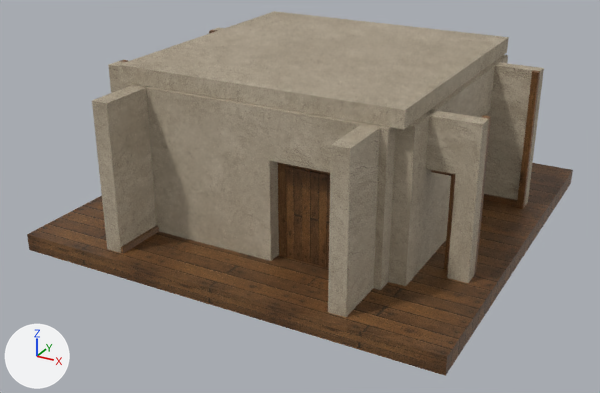
A saved change to the FBX model Assets/Models/Walls/Bedroom_Base_Z.fbx.
Rendered twice from a 50 mm camera at (7.83, -15.36, 7.62) aimed at (-0.21, -0.73, 0.3). The axes (+X, +Y, +Z) are drawn at lower left. The lights are the same throughout. The picture after the commit comes second. Where no turn or scale is listed for an object, it has been applied to the vertices. Vertices at exactly the same position are counted once.

Before the edit, the objects in view are built like this:
```python
me_bedroom_base_z_002 = bpy.data.meshes.new('Bedroom_Base_Z.002')
me_bedroom_base_z_002.from_pydata(...)  # 2673 vertices, 2426 faces; spans x -4.54..4.54, y -4.54..4.54, z -0.36..3.42
# faces by material slot: [492, 114, 1820]
me_bedroom_base_z_002.materials.append(mat_bedroom_wood_floor)
me_bedroom_base_z_002.materials.append(mat_bedroom_wall)
me_bedroom_base_z_002.materials.append(mat_bedroom_metal)
ob_bedroom_base_z = bpy.data.objects.new('Bedroom_Base_Z', me_bedroom_base_z_002)
ob_bedroom_base_z.location = (0.0, 0.0, 0.0)
```
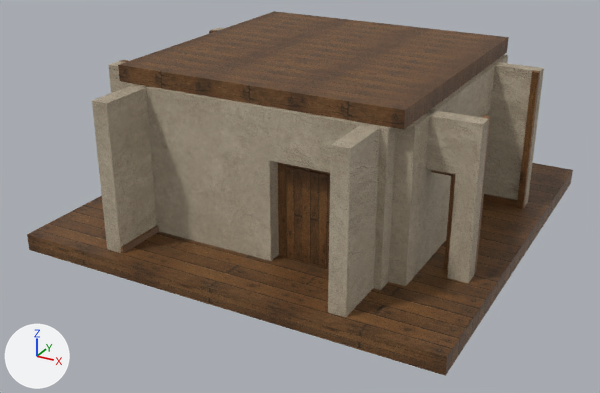
Boxes (x1, y1, x2, y2) around the edits, measured in the pictures (600 x 393 px):
part 1 of me_bedroom_base_z_002, recoloured (beige to brown)
    both: (119, 11, 508, 110)
part 2 of me_bedroom_base_z_002, recoloured (darker)
    both: (118, 65, 405, 129)
part 3 of me_bedroom_base_z_002, recoloured (darker)
    both: (404, 37, 509, 129)

The edits, one by one:
me_bedroom_base_z_002 has 2673 vertices, 2426 faces and spans x -4.54..4.54, y -4.54..4.54, z -0.36..3.42.
me_bedroom_base_z_002 is used by ob_bedroom_base_z; location (0.0, 0.0, 0.0).
me_bedroom_base_z_002 part 1: all 2 faces centred in x 0.0, y 0.0, z 3.08..3.42 switch from mat_bedroom_wall to mat_bedroom_wood_floor.
me_bedroom_base_z_002 part 2: the 1 face centred in x 0.0, y -3.03, z 3.25 switches from mat_bedroom_wall to mat_bedroom_wood_floor.
me_bedroom_base_z_002 part 3: the 1 face centred in x 3.03, y 0.0, z 3.25 switches from mat_bedroom_wall to mat_bedroom_wood_floor.
